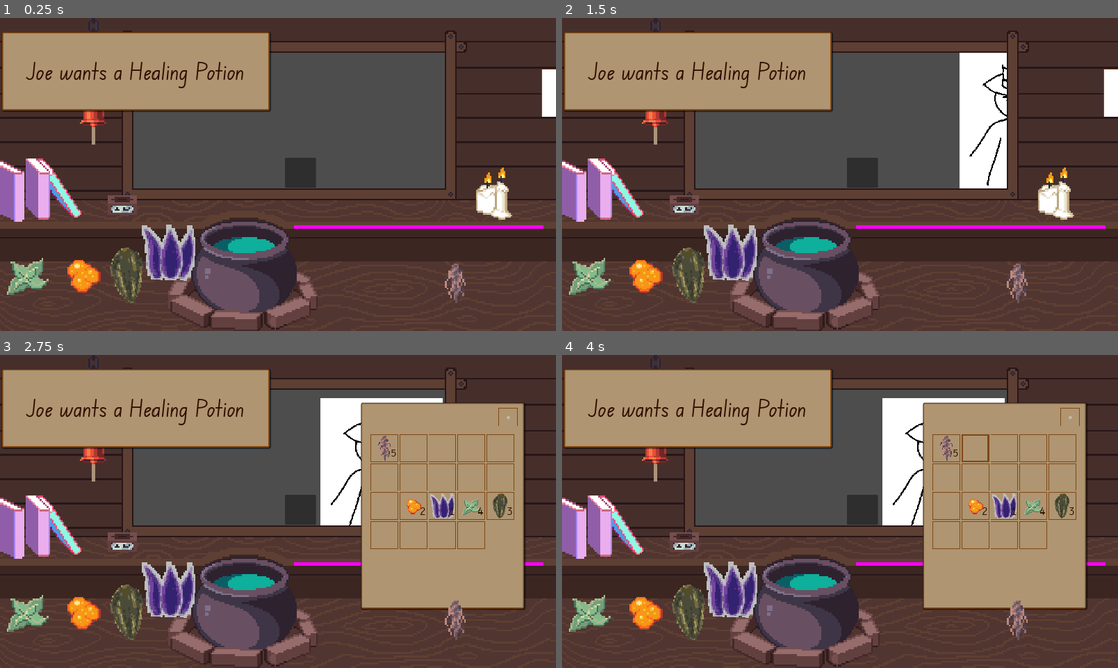
Above: before the commit, frames 1-4 (two rows, left to right).
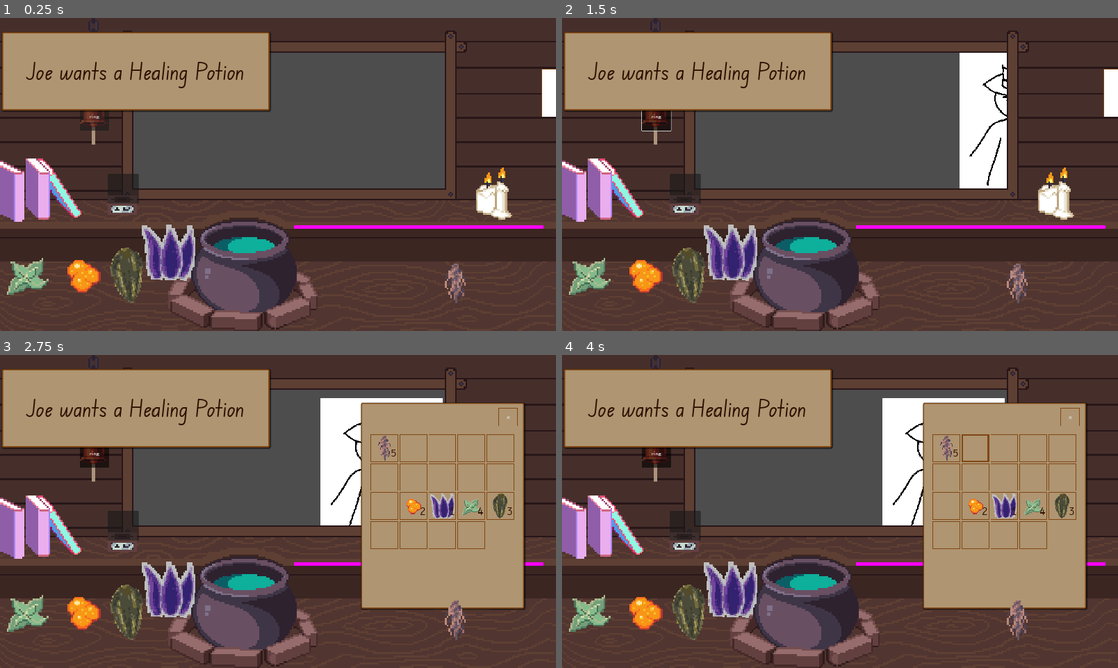
Above: after the commit, the same moments.

Repository: HuskyGameDev/2024s-team3
Game: Godot game, scene res://Scenes/Screens/Main.tscn
Two runs of this game, one before a commit and one after it. Both use one fixed random seed, a clock stepped at 60 frames per second and the inputs below.
Inputs (mouse positions are in pixels of both pictures, inside the frame that each line leads up to; where the layout moved, square brackets give the same spot in the first picture):
- Up to frame 1 (0.25 s): no input
- Up to frame 2 (1.5 s): click (684, 190) [862, 171] at 0.5 s; click (656, 115) at 1.25 s, where only the run after the commit has a clickable "ring"
- Up to frame 3 (2.75 s): click (550, 430) at 2 s
- Up to frame 4 (4 s): click (945, 448) at 2.75 s; click (973, 448) at 3.5 s

The runs differ from the first frame. In frame 1, 1.3% of the frame differs, in the area x 14-57%, y 29-60%; in frame 2, 1.3%; in frame 3, 1.3%; in frame 4, 1.3%.

Commit message:
Pedestal Progress
The main issue is the Pedestal takes in Potion Objects, but when the emit() is called it spits out an Ingredient Object. Put the healing potion on it and hit the bell.

Diff:
--- a/Assets/Resources/Potions/healing_potion.tres
+++ b/Assets/Resources/Potions/healing_potion.tres
@@ -1,5 +1,6 @@
-[gd_resource type="Resource" script_class="Potion" load_steps=2 format=3 uid="uid://d3fupcelkjl7c"]
+[gd_resource type="Resource" script_class="Potion" load_steps=3 format=3 uid="uid://d3fupcelkjl7c"]
 
+[ext_resource type="Texture2D" uid="uid://ccqaxlwj0dhgx" path="res://Assets/Sprites/Potions/healing_potion.png" id="1_12ee8"]
 [ext_resource type="Script" path="res://Scripts/Types/potion_data.gd" id="1_wal2x"]
 
 [resource]
@@ -7,4 +8,5 @@
 id = "healing_potion"
 name = "Healing Potion"
 description = "Helps anything from stomachaches to stab wounds."
+image = ExtResource("1_12ee8")
 recipe = Array[String](["thistle_root", "nightshade_petals"])
--- a/Scenes/Screens/Main.tscn
+++ b/Scenes/Screens/Main.tscn
@@ -12,6 +12,7 @@
 [ext_resource type="Script" path="res://Scripts/spawnCustomers.gd" id="7_bs1qt"]
 [ext_resource type="Resource" uid="uid://bs5kplnr37gpi" path="res://Assets/Resources/Ingredients/sunflower_seeds.tres" id="8_ufrn0"]
 [ext_resource type="PackedScene" uid="uid://br236elfur261" path="res://Scenes/UI/Drawer.tscn" id="10_tnf6t"]
+[ext_resource type="Script" path="res://Scenes/Screens/ringBell.gd" id="13_klo3p"]
 
 [sub_resource type="RectangleShape2D" id="RectangleShape2D_1aqou"]
 size = Vector2(417, 39.5)
@@ -102,33 +103,6 @@
 scale = Vector2(861.625, 11.25)
 texture = SubResource("PlaceholderTexture2D_c4ekw")
 
-[node name="Pedestal" type="Button" parent="."]
-offset_left = 984.0
-offset_top = 483.0
-offset_right = 1091.0
-offset_bottom = 585.0
-focus_mode = 0
-script = ExtResource("5_8dqgv")
-
-[node name="Icon" type="TextureRect" parent="Pedestal"]
-layout_mode = 1
-anchors_preset = 15
-anchor_right = 1.0
-anchor_bottom = 1.0
-grow_horizontal = 2
-grow_vertical = 2
-expand_mode = 1
-stretch_mode = 5
-
-[node name="InvArea" type="Area2D" parent="Pedestal"]
-position = Vector2(1, 1)
-collision_layer = 2147483648
-collision_mask = 2147483648
-
-[node name="CollisionShape2D" type="CollisionShape2D" parent="Pedestal/InvArea"]
-position = Vector2(52.875, 49.875)
-shape = SubResource("RectangleShape2D_jquh8")
-
 [node name="Drawer-inventory" parent="." instance=ExtResource("10_tnf6t")]
 custom_minimum_size = Vector2(600, 690)
 layout_direction = 2
@@ -162,10 +136,50 @@
 position = Vector2(541, 874)
 data = ExtResource("6_w60o3")
 
+[node name="Pedestal" type="Button" parent="."]
+offset_left = 372.0
+offset_top = 538.0
+offset_right = 479.0
+offset_bottom = 640.0
+focus_mode = 0
+script = ExtResource("5_8dqgv")
+
+[node name="Icon" type="TextureRect" parent="Pedestal"]
+layout_mode = 1
+anchors_preset = 15
+anchor_right = 1.0
+anchor_bottom = 1.0
+grow_horizontal = 2
+grow_vertical = 2
+expand_mode = 1
+stretch_mode = 5
+
+[node name="InvArea" type="Area2D" parent="Pedestal"]
+position = Vector2(1, 1)
+collision_layer = 2147483648
+collision_mask = 2147483648
+
+[node name="CollisionShape2D" type="CollisionShape2D" parent="Pedestal/InvArea"]
+position = Vector2(52.875, 49.875)
+shape = SubResource("RectangleShape2D_jquh8")
+
+[node name="ringBell" type="Button" parent="."]
+custom_minimum_size = Vector2(100, 100)
+offset_left = 276.0
+offset_top = 289.0
+offset_right = 376.0
+offset_bottom = 389.0
+toggle_mode = true
+text = "ring"
+script = ExtResource("13_klo3p")
+
+[connection signal="orderToBell" from="CustomerSpawner" to="ringBell" method="_on_customer_spawner_order_to_bell"]
 [connection signal="potion_made" from="Cauldron" to="." method="_on_cauldron_potion_made"]
 [connection signal="body_entered" from="shelfArea" to="." method="_on_shelf_body_entered"]
 [connection signal="button_up" from="Pedestal" to="Pedestal" method="_on_button_up"]
+[connection signal="sendToBell" from="Pedestal" to="ringBell" method="_on_pedestal_send_to_bell"]
 [connection signal="body_entered" from="Pedestal/InvArea" to="Pedestal" method="_on_inv_area_body_entered"]
 [connection signal="body_exited" from="Pedestal/InvArea" to="Pedestal" method="_on_inv_area_body_exited"]
 [connection signal="body_shape_entered" from="Pedestal/InvArea" to="Pedestal" method="_on_inv_area_body_shape_entered"]
 [connection signal="input_event" from="Pedestal/InvArea" to="Pedestal" method="_on_inv_area_input_event"]
+[connection signal="CorrectGoToCustSpawner" from="ringBell" to="CustomerSpawner" method="_on_ring_bell_correct_go_to_cust_spawner"]
--- /dev/null
+++ b/Scenes/Screens/ringBell.gd
@@ -0,0 +1,21 @@
+extends Button
+
+signal potionData
+signal CorrectGoToCustSpawner
+var custOrder
+var potionOnPedestal
+
+# Called every frame. 'delta' is the elapsed time since the previous frame.
+func _process(delta):
+	if Input.is_action_just_pressed("click"):
+		if (custOrder == potionOnPedestal):
+			print("correct order!")
+			CorrectGoToCustSpawner.emit() # send another one, get ride of this guy
+
+
+func _on_pedestal_send_to_bell(item):
+	potionOnPedestal = item.name
+
+
+func _on_customer_spawner_order_to_bell(data:String):
+	custOrder = data
--- a/Scripts/customer.gd
+++ b/Scripts/customer.gd
@@ -7,18 +7,16 @@
 func _setup(customerData: Customer):
 	self.data = customerData
 
-
 func set_sprite(sprite:Texture2D):
 	self.texture = sprite
 
+#func _on_area_2d_body_entered(body):
+	#if body.get("object_type") == "Potion":
+		#var recievedPotion = body.get("object_data")
 
-func _on_area_2d_body_entered(body):
-	if body.get("object_type") == "Potion":
-		var recievedPotion = body.get("object_data")
-
-		if (recievedPotion.id == self.data.order.id): # check if they got the right one
-			print(self.data.customerName, " recieved a ",  self.data.order.name)
-		else: print(self.data.customerName, " wanted a: ",  self.data.order.name, " but got a ", recievedPotion.name, " instead.")
+		#if (recievedPotion.id == self.data.order.id): # check if they got the right one
+			#print(self.data.customerName, " recieved a ",  self.data.order.name)
+		#else: print(self.data.customerName, " wanted a: ",  self.data.order.name, " but got a ", recievedPotion.name, " instead.")
 
 		## Add potion recieved to an array
-		potionsRecieved.push_back(recievedPotion.id) # add
+		#potionsRecieved.push_back(recievedPotion.id) # add
--- a/Scripts/pedestal.gd
+++ b/Scripts/pedestal.gd
@@ -4,30 +4,41 @@
 var dragging
 var held
 var item
+var image
 signal make_ped_object(item:Resource) #emits to main scene to create ingredient object
+signal sendToBell(item:Resource)
 
 # Called when the node enters the scene tree for the first time.
 func _ready():
 	curIcon = $Icon
 
+
 func _on_inv_area_body_entered(body):
-	if body.get("object_type") == "Ingredient":
+	print("object_type is: ", body.get("object_type"))
+	if body.get("object_type") == "Potion":
 			dragging = body
 
 func _on_inv_area_body_exited(_body):
 	dragging = null
 
+
 func _on_inv_area_input_event(_viewport, event, _shape_idx):
+	#print("event is: ", event.to_string())
 	if event is InputEventMouseButton && not event.pressed  && event.button_index == MOUSE_BUTTON_LEFT:
 		if dragging != null && held == null:
 			dragging.queue_free()
 			held = dragging.get("object_data")
-			item = ResourceLoader.load("res://Assets/Resources/Ingredients/" + held.id + ".tres")
+			#print("check if item loaded correctly ", ResourceLoader.has_cached("res://Assets/Resources/Potions/" + held.id + ".tres"))
+			item = ResourceLoader.load("res://Assets/Resources/Potions/" + held.id + ".tres")
+			sendToBell.emit(item);
 			curIcon.texture = item.image
+	#print("item is of type: ", item.get("object_type"))
+
 
 func _on_button_up():
 	if held != null and item != null:
-		make_ped_object.emit(item)
+		make_ped_object.emit(item) # fix, object spits out an object of type ingredient. Needs to be potion
 		held = null
 		item = null
+		dragging = null
 		curIcon.texture = null
--- a/Scripts/spawnCustomers.gd
+++ b/Scripts/spawnCustomers.gd
@@ -1,4 +1,9 @@
 extends Node
+# spawnCustomers
+# If a customer is needed it will spawn one in and then assign it attributes.
+# this class governs the customer.gd class by creating instances, it can create different combinations of customers you will encounter
+# the customers can be created with different attributes in this script like walking speed, lore, order, ect. or default values
+# the object itself is a scene that will be instatiated when it is needed later to save reasources
 
 const NAMES_DATA_PATH = "res://Assets/Data/CustomerNames.txt"
 const SPRITES_DIR_PATH = "res://Assets/Sprites/Customers"
@@ -6,25 +11,23 @@
 
 var txtBox = preload("res://Scenes/UI/textBox.tscn") # general textbox
 
-# spawnCustomers
-# If a customer is needed it will spawn one in and then assign it attributes.
-# this class governs the customer.gd class by creating instances, it can create different combinations of customers you will encounter
-# the customers can be created with different attributes in this script like walking speed, lore, order, ect. or default values
-# the object itself is a scene that will be instatiated when it is needed later to save reasources
-
 var custArray:Array[Customer] = []
 var customerNames:Array[String] = []
 var customerSprites:Array[Texture2D] = []
 var currentCustomer
+var dupWalkSpeed
+var order
 
 var customerStartLocation = (Vector2(1200,50))
 var customerEndLocation = (Vector2(800,50))
-#var customerWalkFlip = true
+var customerWalkOutLocation = (Vector2(-700,50))
 
 var sizeOfCustomers = 3
 var t = 0.0 # interpolation t walk value for the x direction
 #var y = 0.0 # interpolation t up and down walk value for the y direction
 
+signal orderToBell
+var walkOut
 
 # Called when the node enters the scene tree for the first time.
 func _ready():
@@ -51,6 +54,7 @@
 
 func spawn_customer():
 	# instatiate a customer scene
+	walkOut = false
 	currentCustomer = customerScene.instantiate()
 	currentCustomer.set_sprite(customerSprites[randi() % customerSprites.size()]) # set customer's sprite randomly
 	currentCustomer.position = customerStartLocation
@@ -67,16 +71,22 @@
 	currentTxtBox.order = actualString
 	add_child(currentTxtBox) # show
 
+	# send data to Bell
+	order = currentCustomer.data.order.name
+	orderToBell.emit(order)
 
-func _physics_process(delta): # testing a small movement without animating it, godot makes this strange idk
+	dupWalkSpeed = currentCustomer.data.walkSpeed/2
+
+
+func _physics_process(delta): # testing a small movement without animating it, copium
 	# x
-	if(t < 1.7):
+	if(t < 1.7 && !walkOut):
 		t += (delta * (currentCustomer.data.walkSpeed) )
 		#print(t)
 		currentCustomer.position = customerStartLocation.lerp(customerEndLocation, t)
 
 	# y slow down walk at the end, and move in y direction
-	else:
+	elif !walkOut:
 		customerEndLocation.y += 1
 		if(currentCustomer.data.walkSpeed > 1 ):
 			currentCustomer.data.walkSpeed -= .1
@@ -85,11 +95,34 @@
 		#print(t)
 		currentCustomer.position = customerStartLocation.lerp(customerEndLocation, t)
 
+	if (t >= 2 || t < 0 && !walkOut):
+		set_physics_process(false)
+		currentCustomer.data.walkSpeed = currentCustomer.data.walkSpeed / 60
+		t = 0
+
+
 # Called every frame. 'delta' is the elapsed time since the previous frame.
-func _process(_delta):
-	if (t >= 2 || t < 0):
-		set_physics_process(false)
-		#t = 0.0
+func _process(delta):# this didnt work in _physics_process? so here for now
+	# x
+	if(walkOut):
+		if(t < 1.7):
+			t += (delta * (currentCustomer.data.walkSpeed+.05) )
+			#print(t)
+			currentCustomer.position = currentCustomer.position.lerp(customerWalkOutLocation, t)
+
+	if(currentCustomer.position.x <= customerWalkOutLocation.x && walkOut):
+		walkOut = false
+		t = 0
+		print("stop")
+		nextCust()
+
+func _on_ring_bell_correct_go_to_cust_spawner(): # code gets here when there is a correct order
+	print(currentCustomer.data.customerName, " recieved a ",  order)
+	walkOut = true
 
 #func wait(seconds: float) -> void:
 	#await get_tree().create_timer(seconds).timeout
+
+func nextCust():
+	currentCustomer.queue_free()
+	spawn_customer()
Not shown: 1 places in Assets/Resources/Ingredients/lupin_crop.tres that only renumber resources
Not shown: 1 places in Assets/Resources/Ingredients/snowdrop_bulb.tres that only renumber resources
Not shown: 1 places in Assets/Resources/Ingredients/voodoo_lily.tres that only renumber resources
Not shown: 2 places in Assets/Resources/Locations/grassy_clearing.tres that only renumber resources
Not shown: 2 places in Assets/Resources/Locations/money_manor.tres that only renumber resources
Not shown: 1 places in Assets/Resources/Potions/swiftness_potion.tres that only renumber resources
Binary file added: Assets/Sprites/Potions/healing_potion.png
Not shown, changed: Assets/Sprites/Potions/healing_potion.png.import
Not shown, changed: Assets/Sprites/customers/customer1.png.import
Not shown, changed: Assets/Sprites/customers/customer3.png.import
Not shown: 1 places in Scenes/Screens/Main.tscn that only renumber resources
